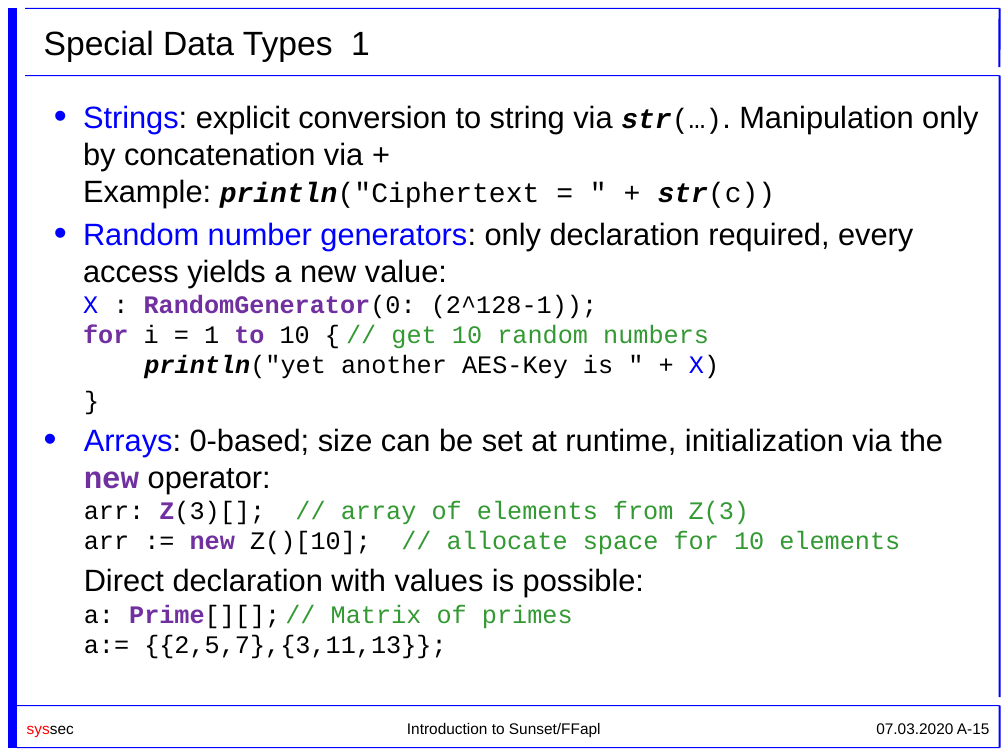
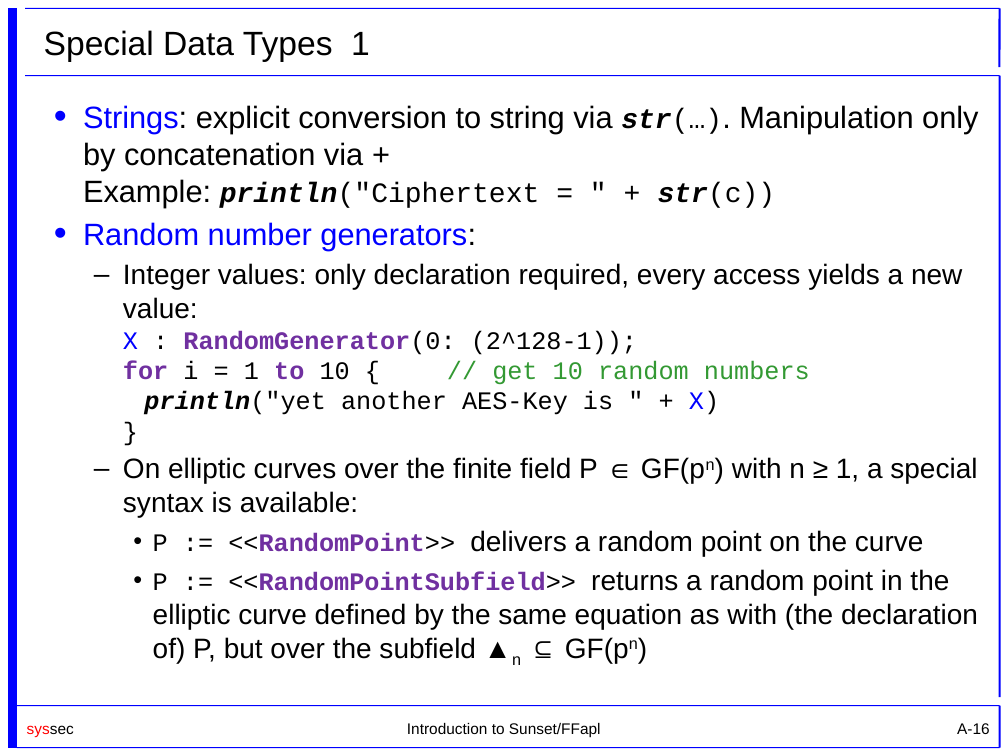
Before and after one commit to cryptool-org/cryptobrief, a slide deck: slide 16 of manual (drafts)/Sunset_Slides_UniKlu.pptx (slide 15 before the commit). Drawn at 1008x756 pixels with LibreOffice and Linux fonts; fonts in the diff are those of the drawing; background and template pictures are left out. Boxes give left, top, right and bottom in pixels: in the first picture for what was removed or moved away, otherwise in the second. Text is boxed around its words. In the diff, an @@ line names an element or a change of style, - is before the commit and + after.

```diff
--- a/manual (drafts)/Sunset_Slides_UniKlu.pptx
+++ b/manual (drafts)/Sunset_Slides_UniKlu.pptx
@@ text at <box>83,222,978,665</box>: text changed; size 18 to 20 pt; font Courier New to Arial @@
-• Random number generators: only declaration required, every access yields a new value:
-  X : RandomGenerator(0: (2^128-1));
-  for i = 1 to 10 { // get 10 random numbers
-  println("yet another AES-Key is " + X)
-}
-• Arrays: 0-based; size can be set at runtime, initialization via the new operator:
-  arr: Z(3)[]; // array of elements from Z(3)
-  arr := new Z()[10]; // allocate space for 10 elements
-Direct declaration with values is possible:
-a: Prime[][]; // Matrix of primes
-a:= {{2,5,7},{3,11,13}};
+• Random number generators:
+  – Integer values: only declaration required, every access yields a new value:
+    X : RandomGenerator(0: (2^128-1));
+    for i = 1 to 10 { // get 10 random numbers
+    println("yet another AES-Key is " + X)
+    }
+  – On elliptic curves over the finite field P ∈ GF(pn) with n ≥ 1, a special syntax is available:
+    • P := <<RandomPoint>> delivers a random point on the curve
+    • P := <<RandomPointSubfield>> returns a random point in the elliptic curve defined by the same equation as with (the declaration of) P, but over the subfield ▲n ⊆ GF(pn)
@@ page number at <box>957,723,990,734</box>: text changed @@
-07.03.2020 A-15
+A-16
```
Also in this commit, not shown: 12 other slides changed, 10 slides added, 1 other file.
